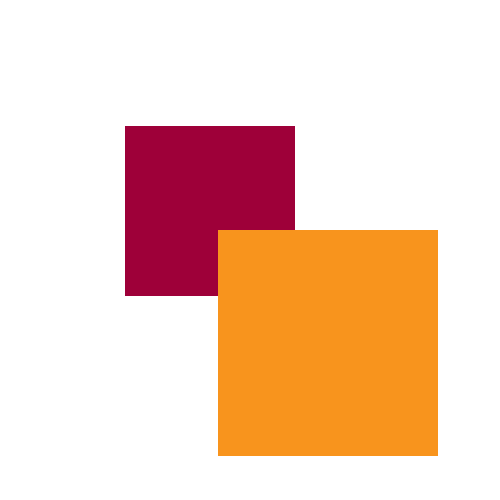
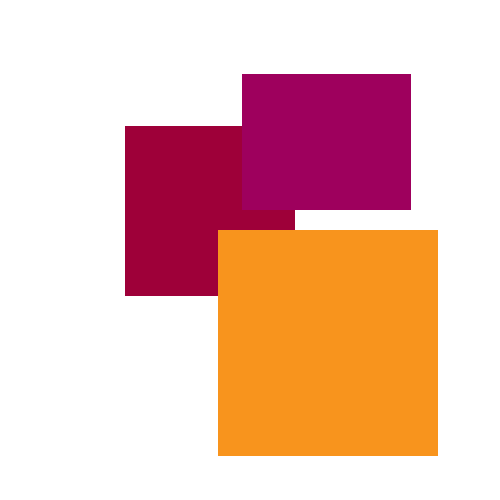
Comparing the layer stacks of the two 500 × 500 images. Changes:
painted on "Layer 2" over [242, 74, 411, 210]
